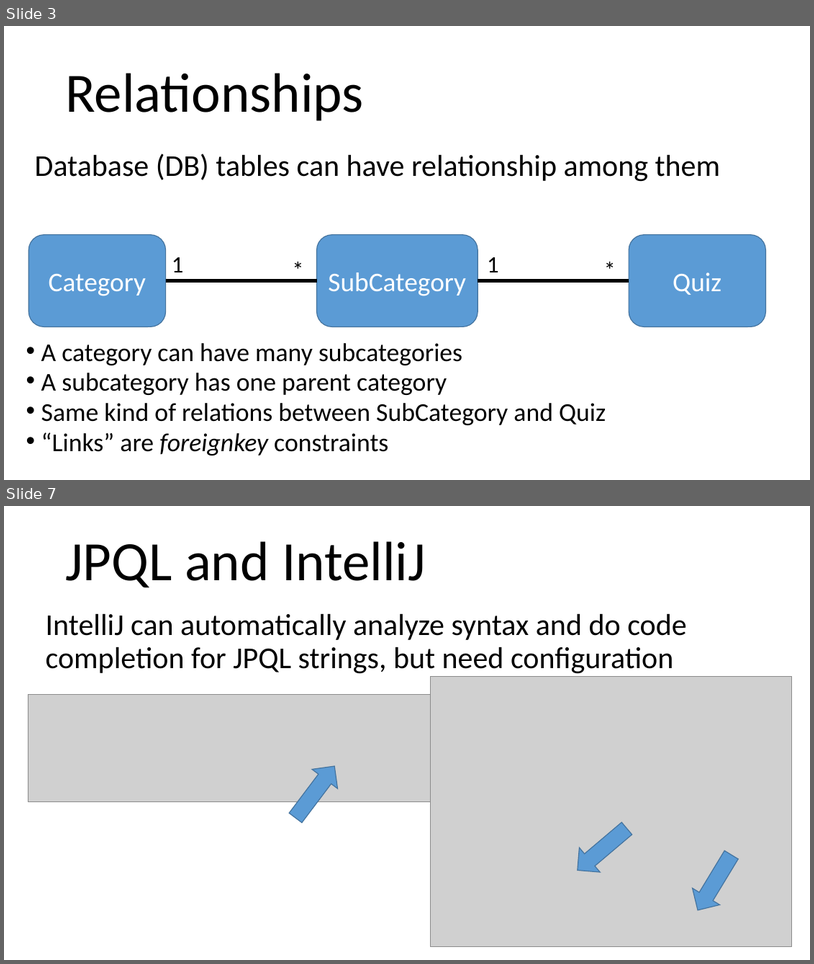
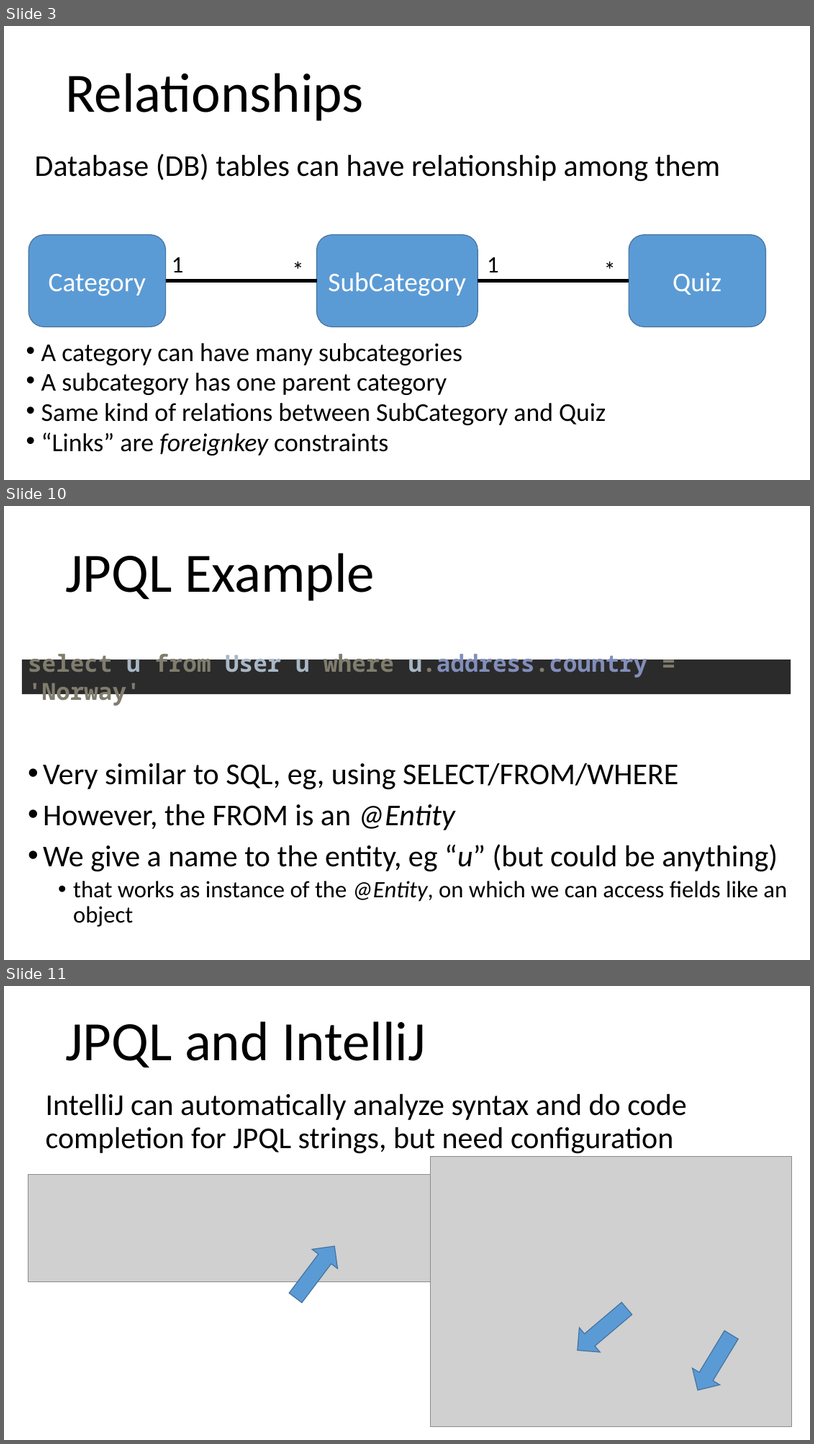
Before and after one commit to arcuri82/testing_security_development_enterprise_systems, a slide deck: doc/intro/slides/lesson_02_jpa.pptx. Shown one above the other, each under a label of ours: slides 3 and 7 before the commit, slides 3, 10 and 11 after it; the slides between them are not shown. The pictures are 814x964 and 814x1444 pixels, drawn with LibreOffice and Linux fonts; fonts in the diff are those of the drawing; grey boxes stand for pictures. Boxes give left, top, right and bottom in pixels: in the first picture for what was removed or moved away, otherwise in the second. Text is boxed around its words. In the diff, an @@ line names an element or a change of style, - is before the commit and + after.

```diff
--- a/doc/intro/slides/lesson_02_jpa.pptx
+++ b/doc/intro/slides/lesson_02_jpa.pptx
@@ slide 10 added at [4, 506, 810, 960], background #FFFFFF @@
@@ title added at [65, 553, 375, 601], 66 pt, text #000000 @@
+JPQL Example
@@ rectangle added at [21, 659, 791, 694], fill #2B2B2B, 28 pt, text #807D6E, bold @@
+select u from User u where u.address.country = 'Norway'
@@ text added at [43, 763, 787, 926], 36 pt, text #000000 @@
+• Very similar to SQL, eg, using SELECT/FROM/WHERE
+• However, the FROM is an @Entity
+• We give a name to the entity, eg “u” (but could be anything)
+  • that works as instance of the @Entity, on which we can access fields like an object
@@ what was slide 7 is now slide 11 @@
```
Also in this commit, not shown: 3 slides changed, 3 other slides added, 1 other file.
